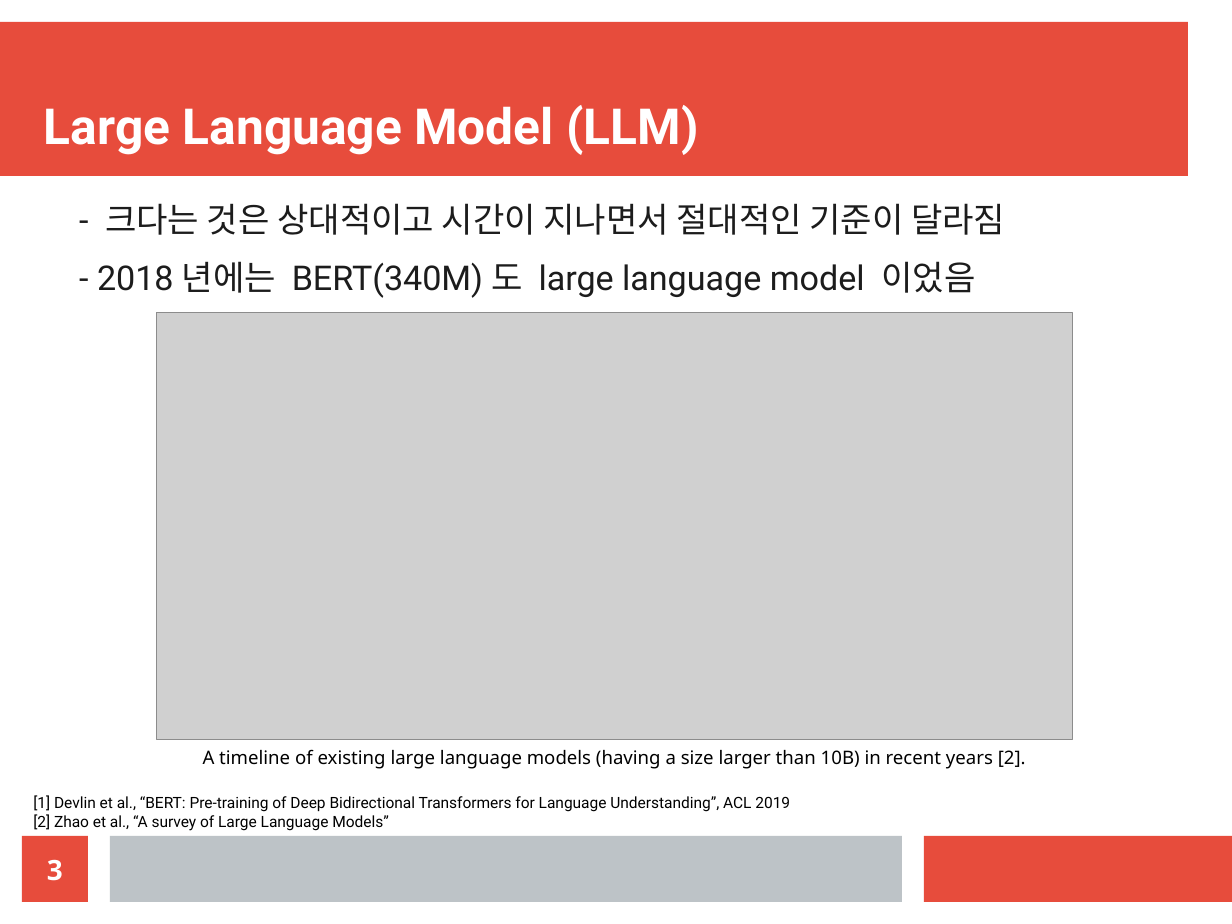
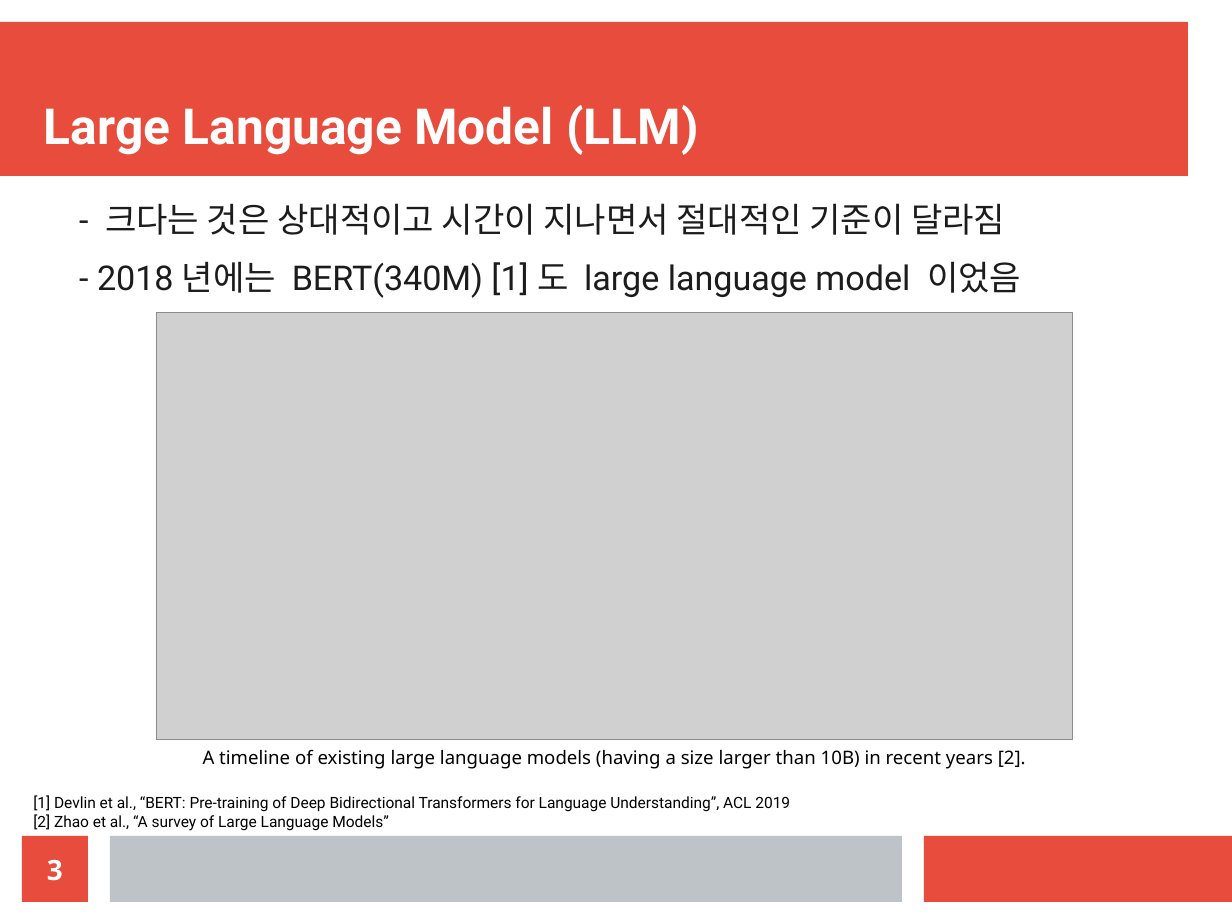
Before and after one commit to gmgu/LLMOps, a slide deck: slide 3 of slide/slide.odp. Drawn at 1232x924 pixels with LibreOffice and Linux fonts; fonts in the diff are those of the drawing; grey boxes stand for pictures. Boxes give left, top, right and bottom in pixels: in the first picture for what was removed or moved away, otherwise in the second. Text is boxed around its words. In the diff, an @@ line names an element or a change of style, - is before the commit and + after.

```diff
--- a/slide/slide.odp
+++ b/slide/slide.odp
@@ text at bbox=[292, 261, 1021, 298]: text changed @@
-  - 2018년에는 BERT(340M)도 large language model 이었음
+  - 2018년에는 BERT(340M) [1]도 large language model 이었음
```
Also in this commit, not shown: 3 other slides changed, 5 slides added, 2 slides removed.
